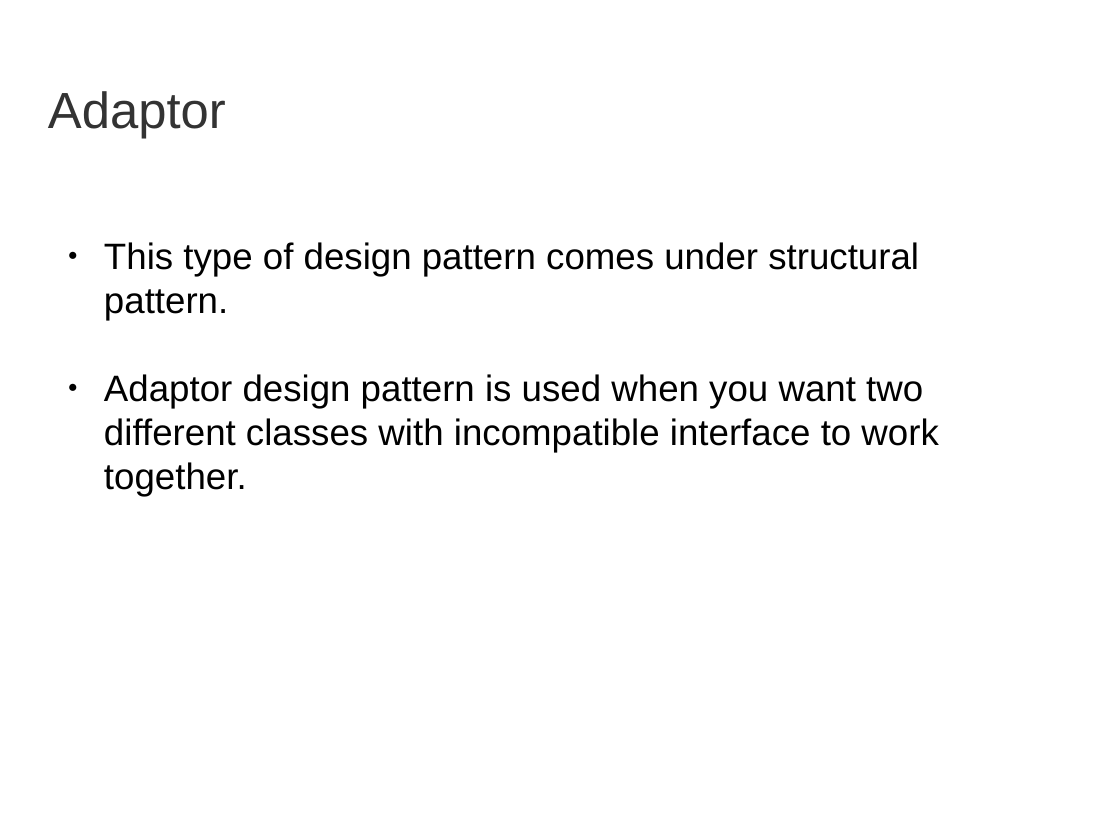
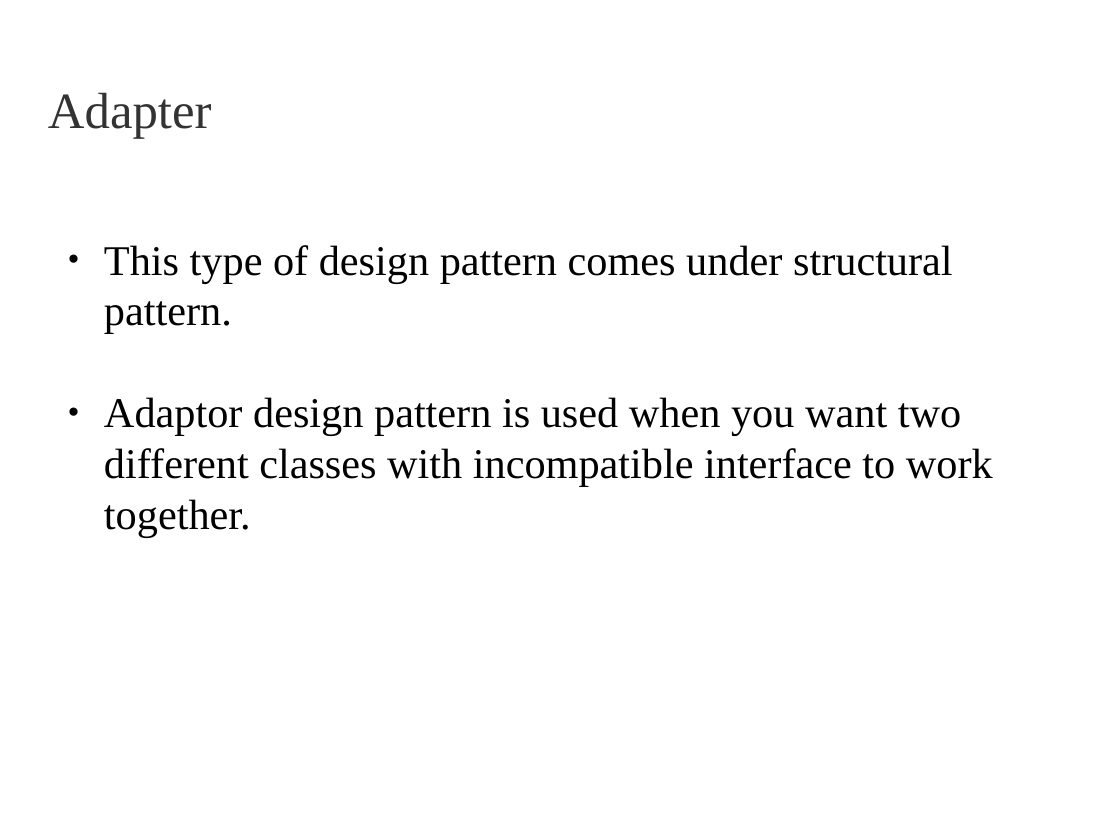
Before and after one commit to gitmadhu/DesignPatternsRepo, a slide deck: slide 2 of JavaDesignPatterns/Presentations/adaptor.odp. Drawn at 1120x840 pixels with LibreOffice and Linux fonts; fonts in the diff are those of the drawing; background and template pictures are left out. Boxes give left, top, right and bottom in pixels: in the first picture for what was removed or moved away, otherwise in the second. Text is boxed around its words. In the diff, an @@ line names an element or a change of style, - is before the commit and + after.

Commit message:
Updated with Presentation

```diff
--- a/JavaDesignPatterns/Presentations/adaptor.odp
+++ b/JavaDesignPatterns/Presentations/adaptor.odp
@@ title at (48, 92, 211, 138): text changed; font Arial to Times New Roman @@
-Adaptor
+Adapter
@@ text "This type of design pattern ..." at (104, 245, 993, 537): size 26 to 30 pt, font Arial to Times New Roman @@
```
Also in this commit, not shown: 2 slides added, 1 other file.
